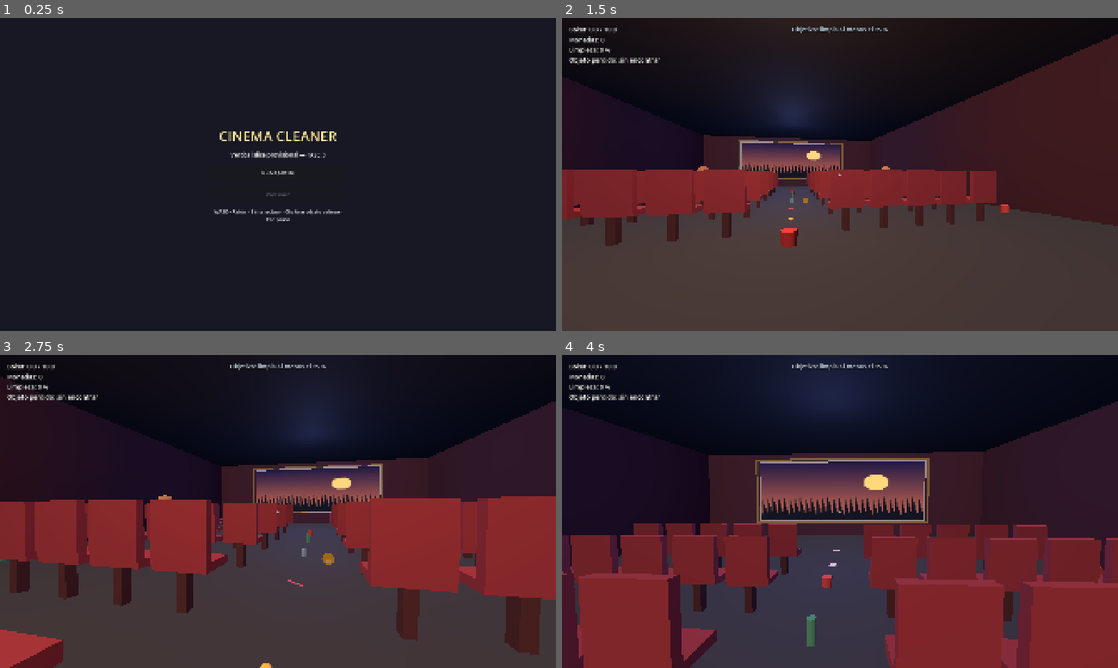
Above: before the commit, frames 1-4 (two rows, left to right).
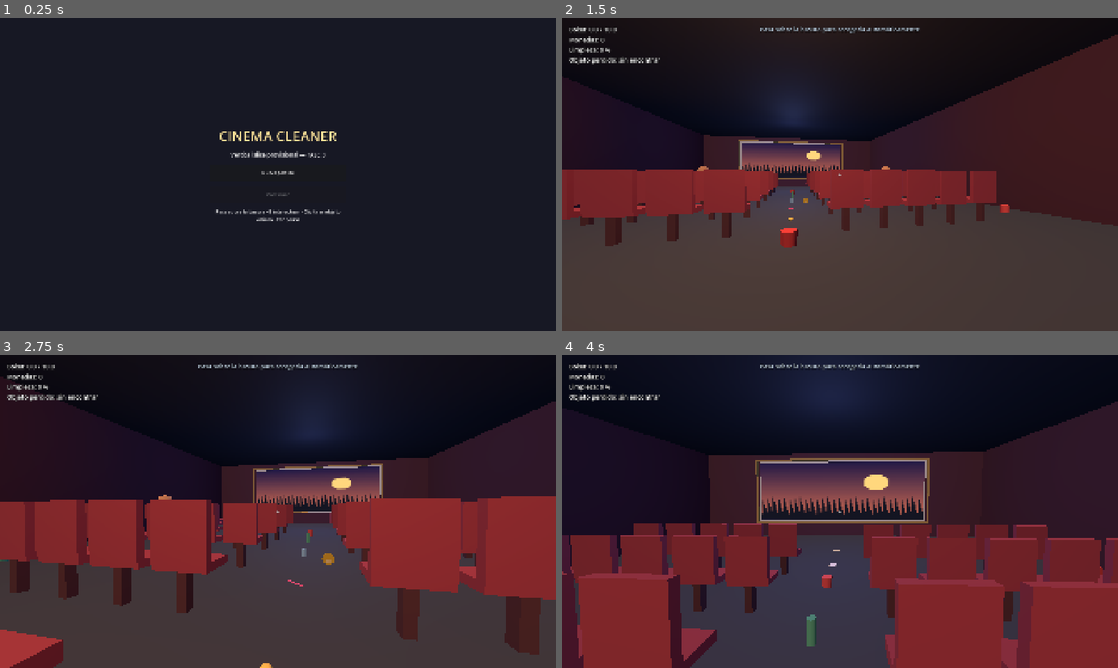
Above: after the commit, the same moments.

Repository: cristhianfg05/TFG_CINEMA
Game: Godot game, scene res://scenes/main/main_menu.tscn
Two runs of this game, one before a commit and one after it. Both use one fixed random seed, a clock stepped at 60 frames per second and the inputs below.
Inputs (mouse positions are in pixels of both pictures, inside the frame that each line leads up to):
- Up to frame 1 (0.25 s): no input
- Up to frame 2 (1.5 s): click "Nueva partida" at 0.5 s; tap Enter at 1.25 s; move the mouse to (867, 174) at 1.27 s; hold W (move_forward) from 1.28 s (still down); tap E (interact) at 1.35 s
- Up to frame 3 (2.75 s): keep holding W (move_forward); tap Space (jump) at 1.52, 2.27 s; move the mouse to (250, 511) at 2.02 s; tap Ctrl (crouch) at 2.1 s; tap E (interact) at 2.3 s
- Up to frame 4 (4 s): keep holding W (move_forward); move the mouse to (851, 505) at 2.77 s; tap E (interact) at 2.85, 3.8 s; move the mouse to (834, 517) at 3.52 s; click (834, 517) at 3.6 s; tap Space (jump) at 3.77 s

The runs differ from the first frame. In frame 1, 0.2% of the frame differs, in the area x 38-62%, y 61-65%; in frame 2, 0.3%, in the area x 35-65%, y 2-5%; in frame 3, 0.3%; in frame 4, 0.3%.

Commit message:
Improve proximity pickup and quick hands feedback

Diff:
--- a/resources/upgrades/quick_hands_1.tres
+++ b/resources/upgrades/quick_hands_1.tres
@@ -6,7 +6,7 @@
 script = ExtResource("1")
 id = &"quick_hands_1"
 display_name = "Manos ágiles I"
-description = "Reduce la recuperación entre recogidas de 0,45 s a 0,15 s."
+description = "Reduce el tiempo de recogida automática de 1,00 s a 0,18 s."
 cost = 10
-effect = &"pickup_cooldown"
-value = 0.15
+effect = &"pickup_duration"
+value = 0.18
--- a/scripts/gameplay_manager.gd
+++ b/scripts/gameplay_manager.gd
@@ -38,19 +38,18 @@
 
 @export var bag_capacity: float = 10.0
 @export var base_bag_capacity: float = 10.0
-@export var base_pickup_cooldown: float = 0.45
+@export var base_pickup_duration: float = 1.0
 
 var bag_volume: float = 0.0
 var coins: int = 0
 var remaining_trash: int = 0
 var total_trash: int = 0
-var pickup_cooldown: float = 0.45
+var pickup_duration: float = 1.0
 var held_lost_items: Array[String] = []
 var lost_item_state: String = "available"
 var purchased_upgrades: Dictionary = {}
 var room_completed: bool = false
 var _pending_reward: int = 0
-var _last_collect_msec: int = -10000
 
 @onready var trash_items: Node3D = $TrashItems
 @onready var lost_items: Node3D = $LostItems
@@ -78,11 +77,8 @@
 	return definition != null and bag_volume + float(definition.volume) <= bag_capacity + 0.0001
 
 
-func try_collect(item: Node, bypass_cooldown: bool = false) -> bool:
+func try_collect(item: Node, _bypass_delay: bool = false) -> bool:
 	if item == null or not is_instance_valid(item) or item.definition == null:
-		return false
-	var now_msec := Time.get_ticks_msec()
-	if not bypass_cooldown and now_msec - _last_collect_msec < int(pickup_cooldown * 1000.0):
 		return false
 	var definition: Resource = item.definition
 	if not can_collect(definition):
@@ -90,13 +86,29 @@
 	bag_volume += float(definition.volume)
 	_pending_reward += int(definition.reward)
 	remaining_trash = maxi(0, remaining_trash - 1)
-	_last_collect_msec = now_msec
 	item.collect()
 	if DisplayServer.get_name() != "headless":
 		pickup_audio.play()
 	state_changed.emit()
 	_evaluate_room_completion()
 	return true
+
+
+func request_collect(item: Node) -> void:
+	if item == null or not is_instance_valid(item) or item.definition == null:
+		return
+	if item.has_method("is_collection_pending") and item.is_collection_pending():
+		return
+	if not can_collect(item.definition):
+		notification_requested.emit("La bolsa está llena. Vacíala en el contenedor verde.")
+		return
+	if item.has_method("set_collection_pending"):
+		item.set_collection_pending(true, pickup_duration)
+	await get_tree().create_timer(pickup_duration, false).timeout
+	if not is_instance_valid(item) or item.is_queued_for_deletion():
+		return
+	if not try_collect(item, true) and item.has_method("set_collection_pending"):
+		item.set_collection_pending(false, 0.0)
 
 
 func empty_bag() -> bool:
@@ -217,6 +229,8 @@
 func get_objective_text() -> String:
 	if room_completed:
 		return "Sala completada — atraviesa la puerta"
+	if get_clean_percent() == 0:
+		return "Pasa sobre la basura para recogerla automáticamente"
 	if get_clean_percent() < 95:
 		return "Objetivo: limpia al menos el 95 %"
 	var next_upgrade := get_next_upgrade()
@@ -227,7 +241,7 @@
 
 func _apply_upgrades() -> void:
 	bag_capacity = 20.0 if has_upgrade(&"reinforced_bag_1") else base_bag_capacity
-	pickup_cooldown = 0.15 if has_upgrade(&"quick_hands_1") else base_pickup_cooldown
+	pickup_duration = 0.18 if has_upgrade(&"quick_hands_1") else base_pickup_duration
 
 
 func _evaluate_room_completion() -> void:
--- a/scripts/main_menu.gd
+++ b/scripts/main_menu.gd
@@ -51,7 +51,7 @@
 	content.add_child(continue_game)
 
 	var hint := Label.new()
-	hint.text = "WASD · Ratón · E interactuar · Clic tirar objeto valioso · Esc pausa"
+	hint.text = "Pasa sobre la basura · E interactuar · Clic tirar objeto valioso · Esc pausa"
 	hint.horizontal_alignment = HORIZONTAL_ALIGNMENT_CENTER
 	hint.autowrap_mode = TextServer.AUTOWRAP_WORD_SMART
 	hint.add_theme_font_size_override("font_size", 17)
--- a/scripts/trash_item.gd
+++ b/scripts/trash_item.gd
@@ -5,6 +5,8 @@
 var _mesh_instance: MeshInstance3D
 var _base_material: StandardMaterial3D
 var _highlight_material: StandardMaterial3D
+var _collection_pending := false
+var _collection_tween: Tween
 
 
 func _ready() -> void:
@@ -24,14 +26,30 @@
 	if manager == null:
 		return ""
 	if manager.can_collect(definition):
-		return "E — Recoger: %s" % definition.display_name
+		return "Recogida automática: pasa sobre %s" % definition.display_name
 	return "Bolsa llena — vacíala en el contenedor"
 
 
 func interact(_player: Node) -> void:
 	var manager = get_tree().get_first_node_in_group("gameplay_manager")
 	if manager:
-		manager.try_collect(self)
+		manager.request_collect(self)
+
+
+func is_collection_pending() -> bool:
+	return _collection_pending
+
+
+func set_collection_pending(pending: bool, duration: float) -> void:
+	_collection_pending = pending
+	if _collection_tween and _collection_tween.is_valid():
+		_collection_tween.kill()
+	if pending:
+		_collection_tween = create_tween()
+		_collection_tween.set_trans(Tween.TRANS_QUAD).set_ease(Tween.EASE_IN)
+		_collection_tween.tween_property(self, "scale", Vector3.ONE * 0.62, duration)
+	else:
+		scale = Vector3.ONE
 
 
 func collect() -> void:
@@ -68,6 +86,34 @@
 
 	add_child(_mesh_instance)
 	add_child(collision)
+	_add_auto_pickup_area(dimensions)
+
+
+func _add_auto_pickup_area(dimensions: Vector3) -> void:
+	var area := Area3D.new()
+	area.name = "AutoPickupArea"
+	area.collision_layer = 0
+	area.collision_mask = 1
+	area.monitoring = true
+	area.monitorable = false
+
+	var area_collision := CollisionShape3D.new()
+	area_collision.name = "PickupRadius"
+	var sphere := SphereShape3D.new()
+	sphere.radius = maxf(maxf(dimensions.x, dimensions.z), dimensions.y) * 0.5
+	area_collision.shape = sphere
+	area_collision.position.y = dimensions.y * 0.5
+	area.add_child(area_collision)
+	area.body_entered.connect(_on_auto_pickup_body_entered)
+	add_child(area)
+
+
+func _on_auto_pickup_body_entered(body: Node3D) -> void:
+	if not body.is_in_group("player"):
+		return
+	var manager = get_tree().get_first_node_in_group("gameplay_manager")
+	if manager:
+		manager.request_collect(self)
 
 
 func _get_dimensions(item_id: String) -> Vector3:
--- a/tests/phase_2_smoke.gd
+++ b/tests/phase_2_smoke.gd
@@ -48,8 +48,12 @@
 		_expect(manager.empty_audio.stream is AudioStreamWAV, "Emptying sound was not generated")
 		var initial_item = get_nodes_in_group("trash_item")[0]
 		_expect(
-			String(initial_item.get_interaction_prompt()).begins_with("E — Recoger"),
-			"Valid trash does not expose the pickup prompt"
+			String(initial_item.get_interaction_prompt()).begins_with("Recogida automática"),
+			"Valid trash does not explain proximity pickup"
+		)
+		_expect(
+			initial_item.get_node_or_null("AutoPickupArea/PickupRadius") is CollisionShape3D,
+			"Trash item has no automatic pickup radius"
 		)
 
 		var collected_before_full := 0
--- a/tests/phase_3_smoke.gd
+++ b/tests/phase_3_smoke.gd
@@ -31,6 +31,7 @@
 	var manager_npc = get_first_node_in_group("manager_npc")
 	var exit_door = get_first_node_in_group("exit_door")
 	var pause_menu = get_first_node_in_group("pause_menu")
+	var player = get_first_node_in_group("player")
 	_expect(manager != null, "Gameplay manager is missing")
 	_expect(lost_found != null, "Lost-and-found box is missing")
 	_expect(manager_npc != null, "Manager placeholder is missing")
@@ -40,6 +41,18 @@
 	_expect(get_nodes_in_group("screen_content").size() == 1, "Provisional screen content is missing")
 	_expect(get_nodes_in_group("lost_item").size() == 1, "Expected one lost watch")
 	_expect(get_nodes_in_group("trash_item").size() == 20, "Lost watch must not count as trash")
+
+	if manager and player:
+		_expect(is_equal_approx(manager.pickup_duration, 1.0), "Base pickup is not deliberately slow")
+		var auto_item = get_nodes_in_group("trash_item")[0]
+		var remaining_before_auto: int = manager.remaining_trash
+		auto_item._on_auto_pickup_body_entered(player)
+		_expect(auto_item.is_collection_pending(), "Walking over trash did not start collection")
+		await create_timer(1.15).timeout
+		_expect(
+			manager.remaining_trash == remaining_before_auto - 1,
+			"Proximity pickup did not collect trash without aiming"
+		)
 
 	if manager and lost_found:
 		var watch = get_nodes_in_group("lost_item")[0]
@@ -86,7 +99,7 @@
 		_expect(manager.coins >= 30, "Destroying the watch caused an economy softlock")
 		_expect(manager.try_purchase_next_upgrade(), "Quick Hands I could not be purchased")
 		_expect(manager.has_upgrade(&"quick_hands_1"), "Quick Hands I was not applied")
-		_expect(is_equal_approx(manager.pickup_cooldown, 0.15), "Quick Hands I has no gameplay effect")
+		_expect(is_equal_approx(manager.pickup_duration, 0.18), "Quick Hands I has no gameplay effect")
 		_expect(manager.try_purchase_next_upgrade(), "Reinforced Bag I could not be purchased")
 		_expect(manager.has_upgrade(&"reinforced_bag_1"), "Reinforced Bag I was not applied")
 		_expect(is_equal_approx(manager.bag_capacity, 20.0), "Reinforced Bag I did not set capacity to 20")
Not shown, changed: docs/DECISIONS.md
Not shown, changed: docs/PHASE_2_TEST_CHECKLIST.md
Not shown, changed: docs/PHASE_3_TEST_CHECKLIST.md
Not shown, changed: docs/TEST_LOG.md
